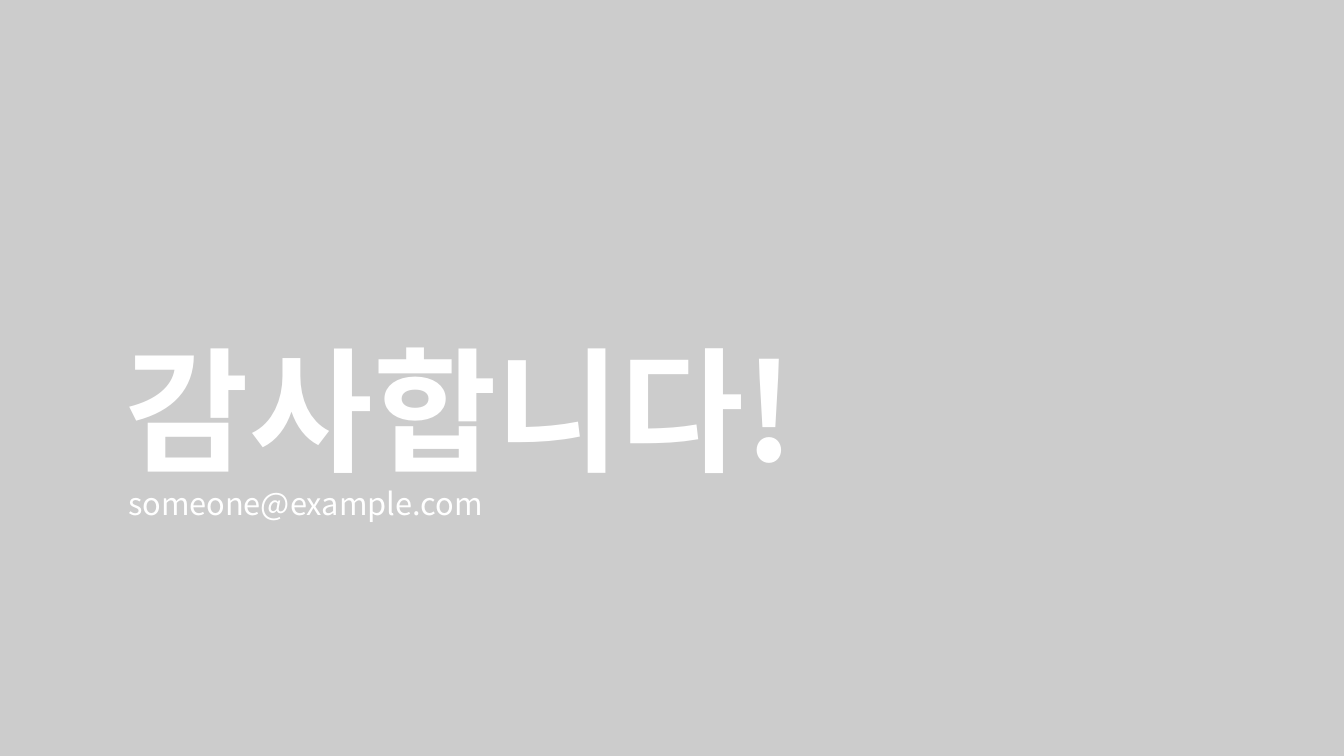
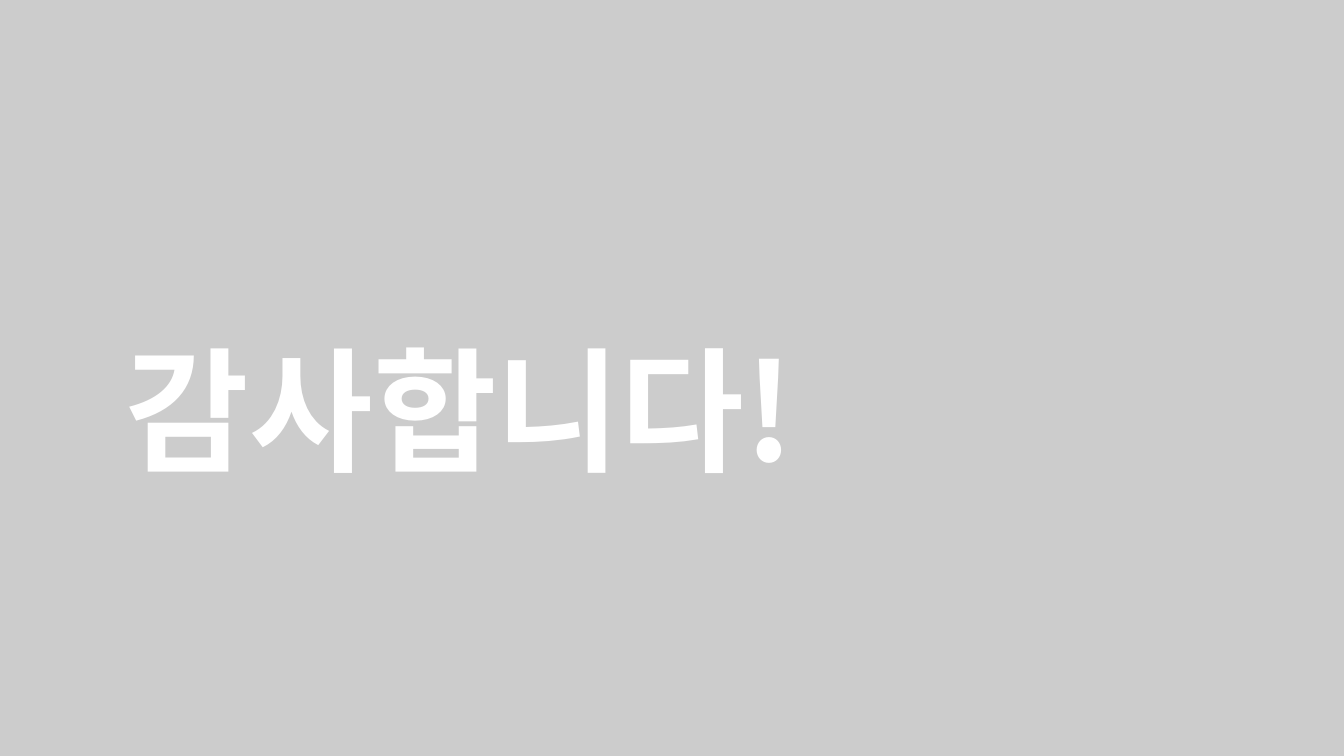
Before and after one commit to Kimminoh/work_repository, a slide deck: slide 13 of Java_Src/프로젝트/[자바프로젝트]레시피프로젝트.pptx (slide 11 before the commit). Drawn at 1344x756 pixels with LibreOffice and Linux fonts; fonts in the diff are those of the drawing; background and template pictures are left out; a plain dark background stands for a picture behind light text. Boxes give left, top, right and bottom in pixels: in the first picture for what was removed or moved away, otherwise in the second. Text is boxed around its words. In the diff, an @@ line names an element or a change of style, - is before the commit and + after.

```diff
--- a/Java_Src/프로젝트/[자바프로젝트]레시피프로젝트.pptx
+++ b/Java_Src/프로젝트/[자바프로젝트]레시피프로젝트.pptx
@@ subtitle removed at (128, 491, 483, 522) @@
-someone@example.com
```
Also in this commit, not shown: 7 other slides changed, 2 slides added, 2 other files.
